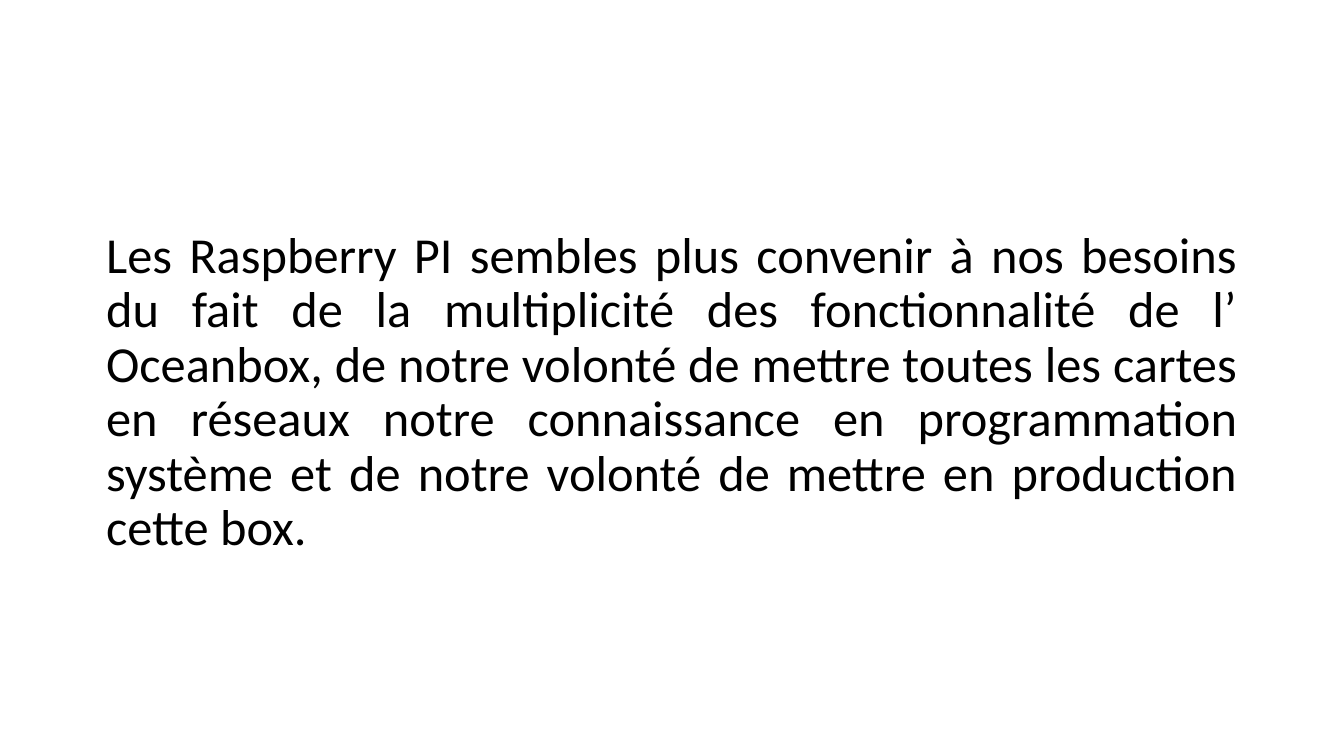
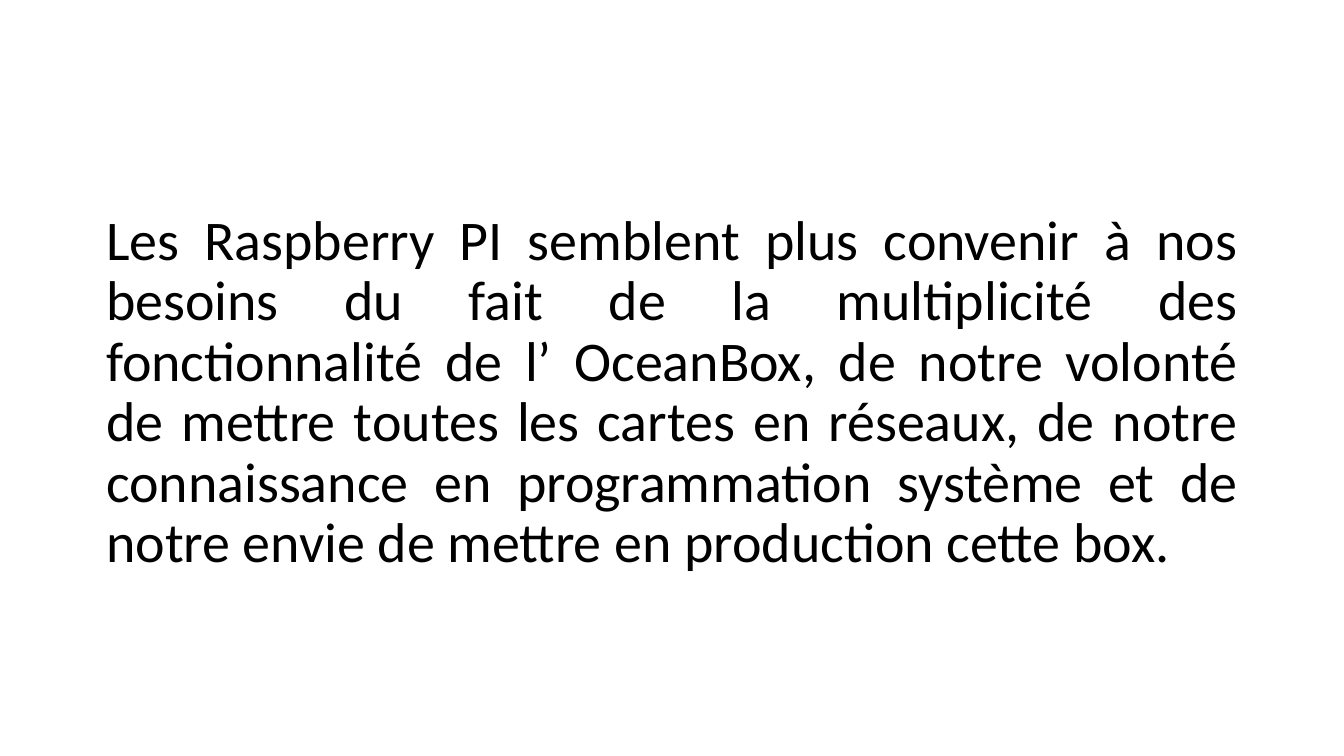
Before and after one commit to OceanStream-X-MiageSorbonne/Boitier, a slide deck: slide 5 of Documentation/Architecture Technique/Choix Hardware.pptx. Drawn at 1344x756 pixels with LibreOffice and Linux fonts; fonts in the diff are those of the drawing; background and template pictures are left out. Boxes give left, top, right and bottom in pixels: in the first picture for what was removed or moved away, otherwise in the second. Text is boxed around its words. In the diff, an @@ line names an element or a change of style, - is before the commit and + after.

```diff
--- a/Documentation/Architecture Technique/Choix Hardware.pptx
+++ b/Documentation/Architecture Technique/Choix Hardware.pptx
@@ title at (x1=106, y1=221, x2=1237, y2=571): text changed; size 36 to 40 pt @@
-Les Raspberry PI sembles plus convenir à nos besoins du fait de la multiplicité des fonctionnalité de l’ Oceanbox, de notre volonté de mettre toutes les cartes en réseaux notre connaissance en programmation système et de notre volonté de mettre en production cette box.
+Les Raspberry PI semblent plus convenir à nos besoins du fait de la multiplicité des fonctionnalité de l’ OceanBox, de notre volonté de mettre toutes les cartes en réseaux, de notre connaissance en programmation système et de notre envie de mettre en production cette box.
```
Also in this commit, not shown: 7 other slides changed, 1 other file.
